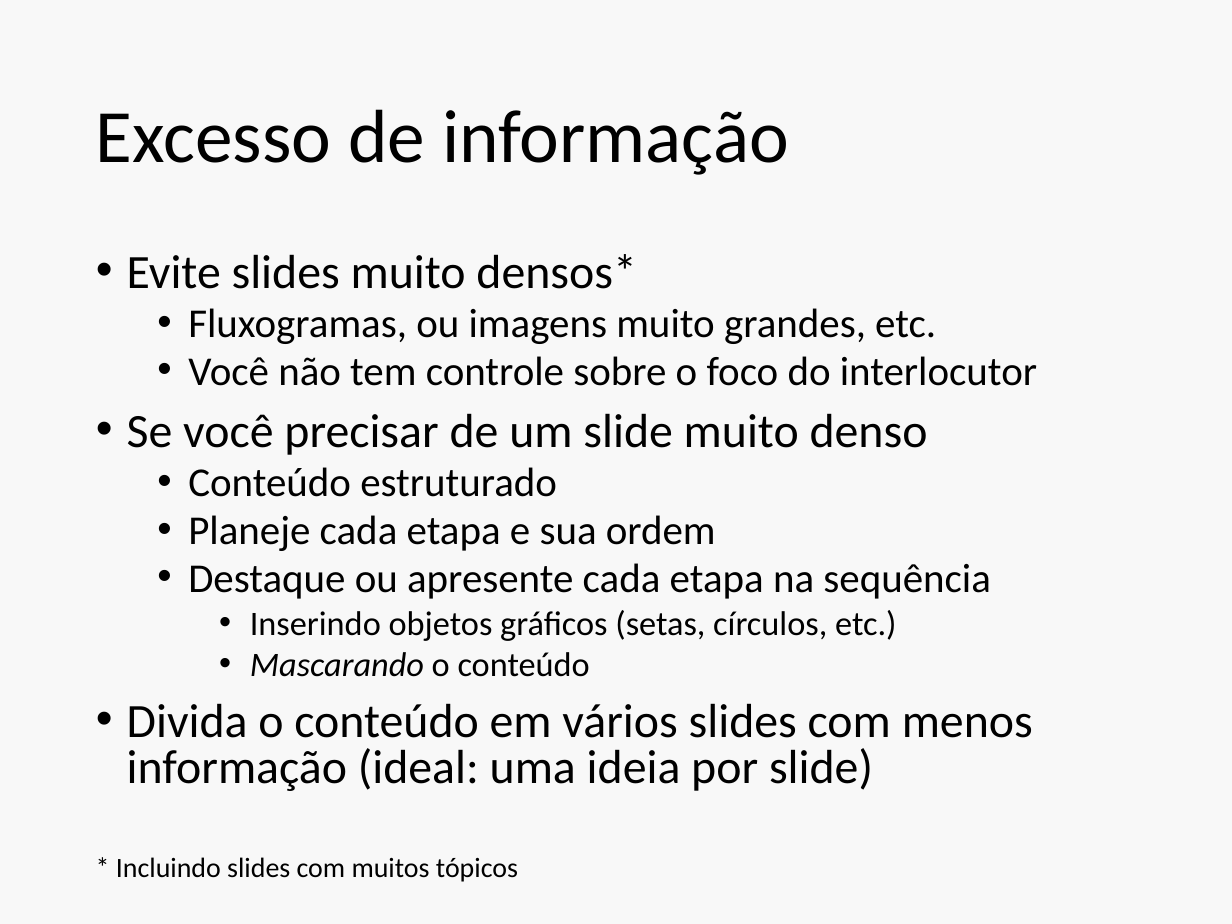
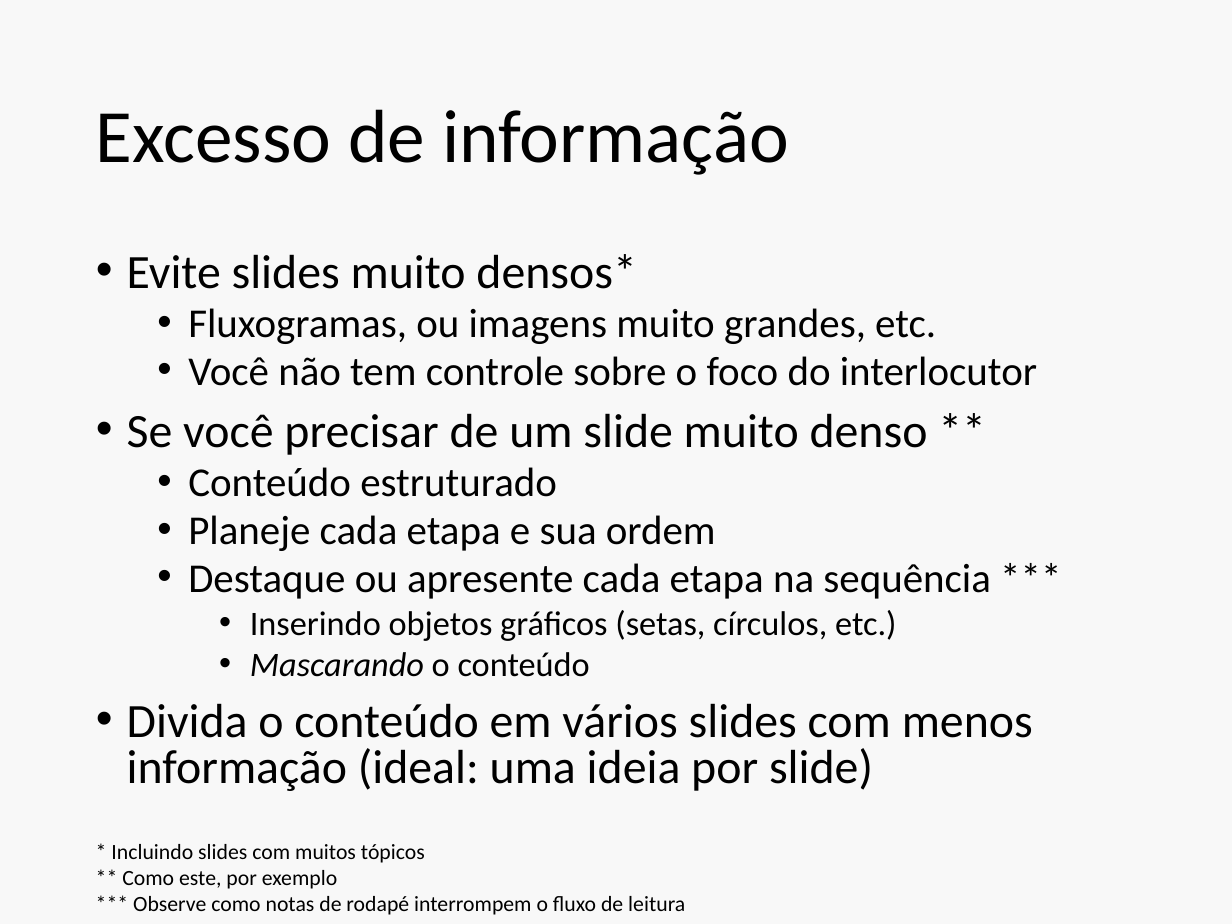
Before and after one commit to philsf/Metodologia_Cientifica, a slide deck: slide 15 of INTO/Aulas/MC-Topicos de Apresentacoes.pptx (slide 31 before the commit). Drawn at 1232x924 pixels with LibreOffice and Linux fonts; fonts in the diff are those of the drawing. Boxes give left, top, right and bottom in pixels: in the first picture for what was removed or moved away, otherwise in the second. Text is boxed around its words. In the diff, an @@ line names an element or a change of style, - is before the commit and + after.

```diff
--- a/INTO/Aulas/MC-Topicos de Apresentacoes.pptx
+++ b/INTO/Aulas/MC-Topicos de Apresentacoes.pptx
@@ text "* Incluindo slides com muitos ...": place and size @@
-text "* Incluindo slides com muitos ..." at [116,857,518,882]
+text "* Incluindo slides com muitos ..." at [111,844,685,915]
@@ text at [111,844,425,863]: size 18 to 14 pt in "* Incluindo slides com muitos tópicos" @@
@@ text at [122,870,685,915]: paragraphs added @@
+** Como este, por exemplo
+*** Observe como notas de rodapé interrompem o fluxo de leitura
```
Also in this commit, not shown: 9 other slides changed, 16 slides added.
